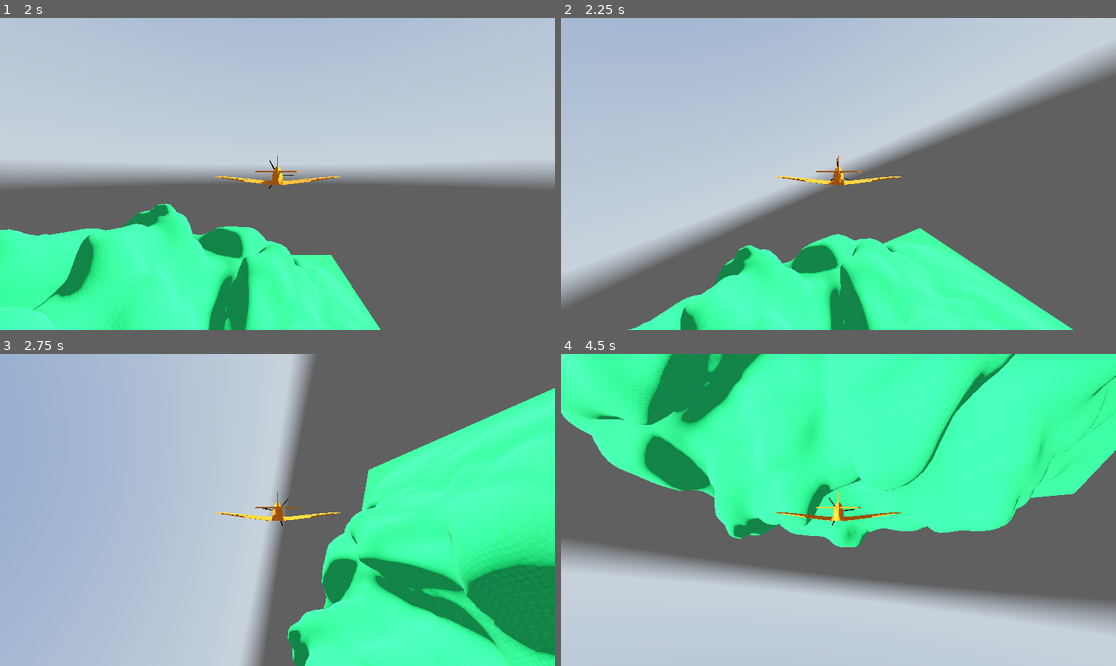
Above: before the commit, frames 1-4 (two rows, left to right).
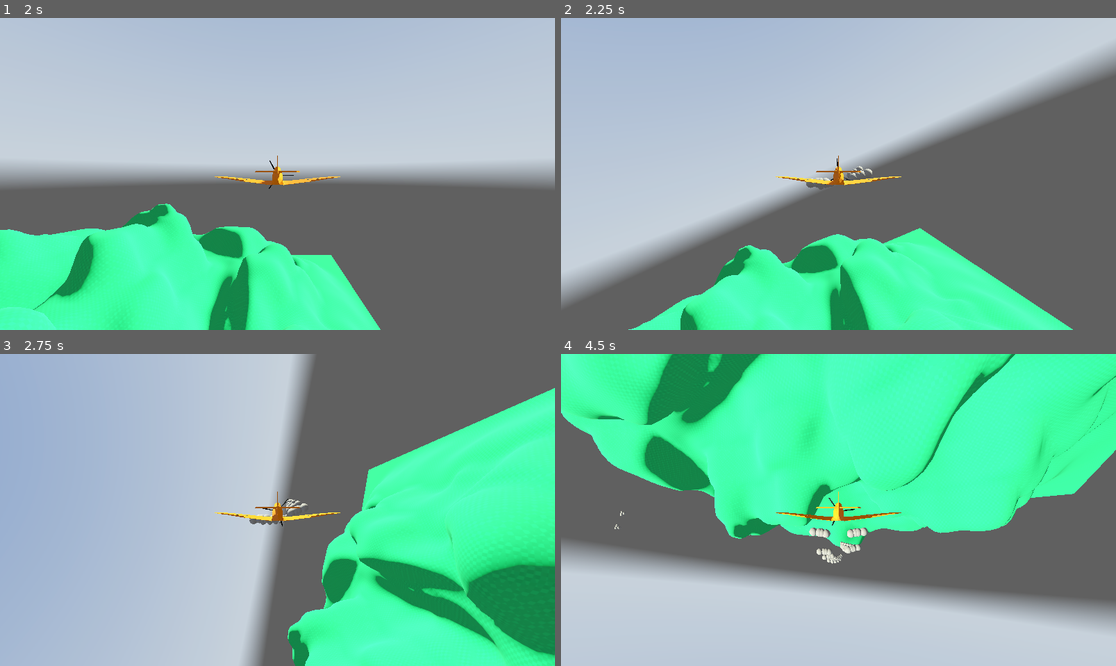
Above: after the commit, the same moments.

Repository: Monkeytonk115/godot-dogfight
Game: Godot game, scene res://scenes/main.tscn
The game is run twice, just before and just after one commit, with the same random seed, the same clock (stepped at 60 frames per second) and the same inputs. A sky picture missing from this copy of the repository is replaced by a grey-blue gradient.
Inputs (mouse positions are in pixels of both pictures, inside the frame that each line leads up to):
- Up to frame 1 (2 s): click (277, 189) at 0.52 s; type "12" at 0.6 s; click (277, 205) at 0.75 s; type "Alex" at 0.83 s; click "Host Multiplayer" at 1.25 s
- Up to frame 2 (2.25 s): move the mouse to (960, 158) at 2.02 s; hold D (Roll_Right) from 2.03 s (still down); hold Space (trigger) from 2.03 s (still down)
- Up to frame 3 (2.75 s): keep holding D (Roll_Right); keep holding Space (trigger)
- Up to frame 4 (4.5 s): move the mouse to (727, 525) at 2.77 s; release D (Roll_Right) at 2.78 s; release Space (trigger) at 2.78 s; hold W (Pitch_Down) 2.78-3.53 s; right-click (727, 525) at 2.85 s; tap Space (trigger) at 3.05, 4.35 s; move the mouse to (894, 441) at 3.52 s; hold D (Roll_Right) 3.53-4.28 s; hold Space (trigger) 3.53-4.28 s; move the mouse to (810, 572) at 4.27 s; hold S (Pitch_Up) from 4.28 s (still down)

Frame 1 is identical in both runs. In frame 2, 0.1% of the frame differs, in the area x 44-57%, y 47-56%; in frame 3, 0.1%; in frame 4, 0.4%, in the area x 9-56%, y 50-68%.
Error before the commit: Invalid access to property or key 'global_transform' on a base object of type 'null instance'. (res://scenes/action/gun_action.gd:4)

Commit message:
fix typo

Diff:
--- a/scenes/action/gun_action.gd
+++ b/scenes/action/gun_action.gd
@@ -1,4 +1,4 @@
 extends Node3D
 
 func fire():
-	get_node("/root/Main").shoot_bullet_client.rpc($bulletSpawn.global_transform, -$BulletSpawn.global_transform.basis.z * 100)
+	get_node("/root/Main").shoot_bullet_client.rpc($bulletSpawn.global_transform, -$bulletSpawn.global_transform.basis.z * 100)
